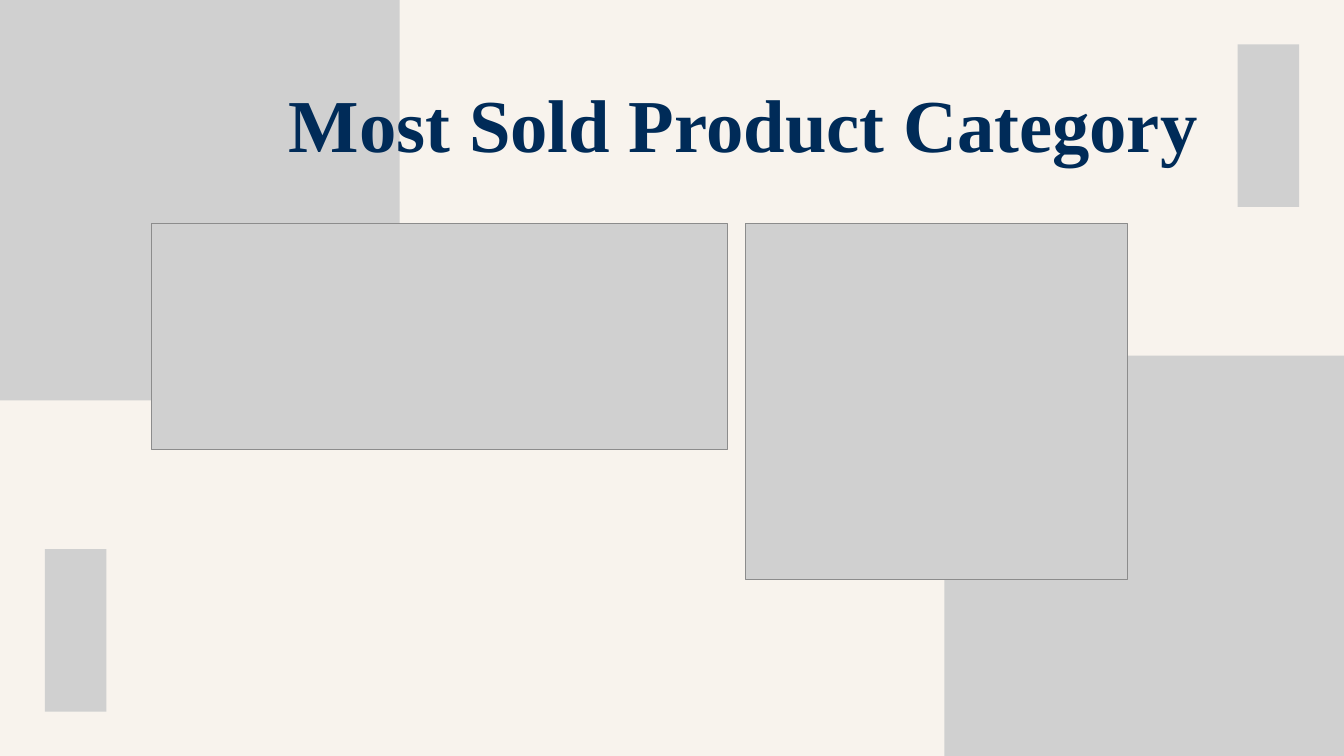
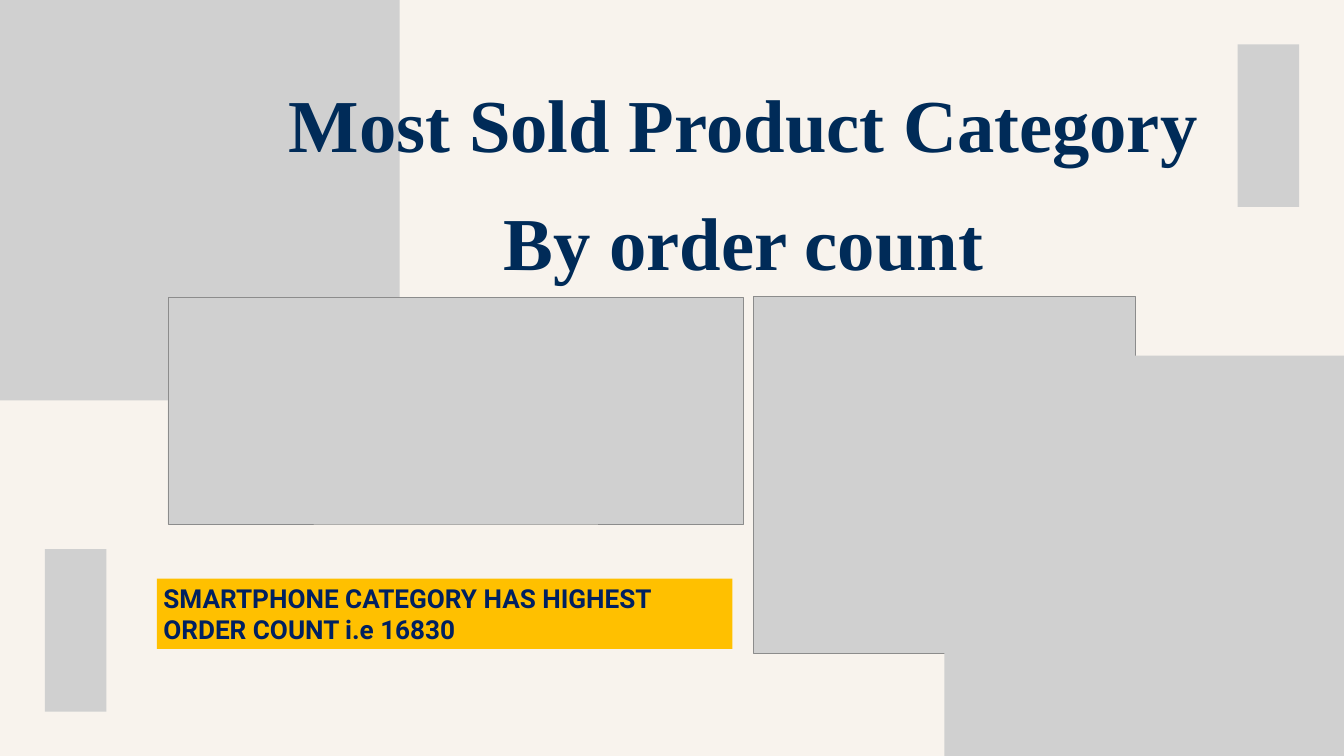
Before and after one commit to krupadalal/Flipkart-SQL-Sales-Analysis, a slide deck: slide 15 of flipkart_ppt.pptx. Drawn at 1344x756 pixels with LibreOffice and Linux fonts; fonts in the diff are those of the drawing; grey boxes stand for pictures. Boxes give left, top, right and bottom in pixels: in the first picture for what was removed or moved away, otherwise in the second. Text is boxed around its words. In the diff, an @@ line names an element or a change of style, - is before the commit and + after.

```diff
--- a/flipkart_ppt.pptx
+++ b/flipkart_ppt.pptx
@@ text at [504,218,983,285]: paragraph added @@
+By order count
@@ picture: place and size @@
-picture at [151,223,727,450]
+picture at [168,298,744,524]
@@ picture: place and size @@
-picture at [746,223,1128,579]
+picture at [753,296,1135,653]
@@ rectangle added at [157,579,732,648], fill #FFC000, 28 pt, text #002060, bold @@
+SMARTPHONE CATEGORY HAS HIGHEST ORDER COUNT i.e 16830
```
Also in this commit, not shown: 13 other slides changed.
